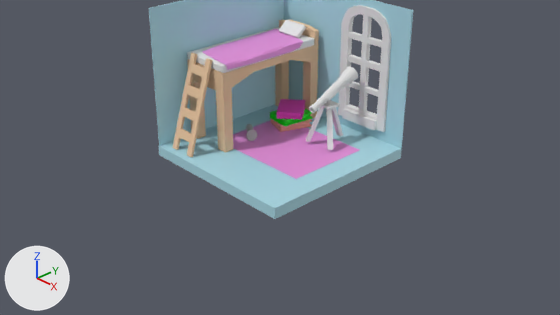
Before and after pictures for a commit that changed the Blender file Bedroom blenderversion.blend.
One viewpoint serves both versions: the file's camera 'Camera'. Every picture has the same lights, and +X, +Y and +Z are marked at lower left.

In view in the first picture: '!Room', 'Bed', 'Blanket', 'Cube.001', 'Cube.002', 'Flashlight', 'Matress', 'Rug', 'Telscope', 'Window', 'book 2', 'book 3', 'ladder'.
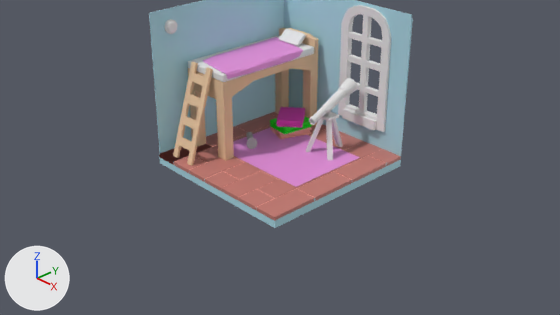
Pixel boxes [x1, y1, x2, y2] of what changed, in the pictures (560 x 315 px; the box of a moved part takes in the faces that stretch with it):
'!Room', reshaped, moved: before [149, 0, 413, 219]; after [149, 0, 413, 228]
'Tiles', added (pink): after [159, 111, 401, 221]
'Bed', moved: before [187, 20, 319, 153]; after [188, 28, 318, 161]
'Rug', moved: before [217, 120, 359, 179]; after [233, 127, 360, 187]
'Blanket', moved: before [202, 29, 303, 70]; after [203, 37, 303, 79]
'ladder', moved: before [172, 52, 213, 157]; after [173, 62, 213, 166]
'Telscope', moved: before [306, 67, 358, 150]; after [306, 78, 358, 160]
'Matress', moved: before [187, 27, 314, 73]; after [188, 36, 314, 82]
'book 3', moved: before [277, 99, 305, 120]; after [277, 107, 305, 128]
'Cube.002', moved: before [279, 20, 306, 38]; after [279, 28, 306, 47]
'book 2', moved: before [270, 109, 312, 126]; after [270, 117, 312, 134]
'Flashlight', moved: before [246, 124, 257, 141]; after [246, 132, 257, 149]
'Undertiles', added: after [176, 115, 385, 207]
'Bedroomlight', added: after [164, 19, 177, 34]
part 1 of me_cube, moved or reshaped: before [149, 0, 413, 151]; after [149, 0, 413, 164]

The change, as a list of edits to the scene's bpy script:
```text
Add mat_material_003:
    mat_material_003 = principled_material('Material.003')
    mat_material_003.base_color = (1.0, 0.439, 0.38)  # pink #ffb1a6
Add mat_material_002:
    mat_material_002 = principled_material('Material.002')
    mat_material_002.base_color = (0.558, 0.196, 0.167)  # pink #c57a72
Change me_cube:
    where me_cube.from_pydata(...)  # 34 vertices, 32 faces; spans x -0.84..1.01, y -1.01..0.87, z 0.02..2.02
    used by ob_room; location = (0.0, 0.0, 0.0); scale = (1.32, 1.32, 1.08)
    before: 11 (1.0, 0.86, 2.02), 12 (-0.83, 0.86, 2.02), 15 (-0.84, -1.0, 2.02), 16 (-0.84, 0.86, 2.02), 28 (1.01, 0.85, 2.02)
    before: 29 (-0.83, 0.85, 2.02), 32 (-0.83, -1.0, 2.02), 33 (-0.83, 0.86, 2.02)
    me_cube part 1
    add for i in [11, 12, 15, 16, 28, 29, 32, 33]: me_cube.vertices[i].co += Vector((0.0, 0.0, 0.06))
Add me_plane_003:
    me_plane_003.from_pydata([(-1.0, -1.0, 0.0), (0.97, -1.0, 0.0), (-1.0, 0.97, 0.0), (0.97, 0.97, 0.0)], [], [(0, 1, 3, 2)])
    me_plane_003.materials.append(mat_material_003)  # pink #ffb1a6
Add me_cylinder:
    me_cylinder.from_pydata(...)  # 224 vertices, 164 faces; spans x -1.0..1.0, y -1.0..1.0, z -2.1..1.0
Add me_cube_015:
    me_cube_015.from_pydata(...)  # 232 vertices, 174 faces; spans x -13.55..1.0, y -1.0..6.03, z -1.0..1.0
    me_cube_015.materials.append(mat_material_002)  # pink #c57a72
Change ob_ladder:
    ob_ladder.location: (-0.858, -1.003, 0.83) -> (-0.858, -1.003, 0.7)
Change ob_book_2:
    ob_book_2.location: (-0.34, 0.562, 0.327) -> (-0.34, 0.562, 0.197)
Change ob_bed:
    ob_bed.location: (-0.66, 0.133, 0.809) -> (-0.66, 0.133, 0.679)
Change ob_matress:
    ob_matress.location: (-0.662, 0.092, 1.401) -> (-0.662, 0.092, 1.271)
Change ob_book_3:
    ob_book_3.location: (-0.34, 0.562, 0.427) -> (-0.34, 0.562, 0.297)
Change ob_blanket:
    ob_blanket.location: (-0.518, 0.074, 1.453) -> (-0.518, 0.074, 1.323)
Change ob_flashlight:
    ob_flashlight.location: (-0.306, -0.26, 0.272) -> (-0.306, -0.26, 0.142)
Change ob_rug:
    ob_rug.location: (0.148, 0.025, 0.216) -> (0.148, 0.025, 0.099)
Change ob_cube_002:
    ob_cube_002.location: (-0.628, 0.853, 1.537) -> (-0.628, 0.853, 1.407)
Change ob_telscope:
    ob_telscope.location: (0.492, 0.184, 0.827) -> (0.492, 0.184, 0.655)
Change ob_room:
    ob_room.location: (0.0, 0.0, 0.0) -> (0.0, 0.0, -0.13)
Add ob_undertiles:
    ob_undertiles = bpy.data.objects.new('Undertiles', me_plane_003)
    ob_undertiles.location = (0.131, -0.094, 0.045)
    ob_undertiles.scale = (1.22, 1.24, 1.0)
Add ob_bedroomlight:
    ob_bedroomlight = bpy.data.objects.new('Bedroomlight', me_cylinder)
    ob_bedroomlight.location = (-1.078, -1.002, 1.861)
    ob_bedroomlight.rotation_euler = (0.0, 1.571, 0.0)  # degrees (0, 90, 0)
    ob_bedroomlight.scale = (-0.0986, 0.0953, -0.0237)
Add ob_tiles:
    ob_tiles = bpy.data.objects.new('Tiles', me_cube_015)
    ob_tiles.location = (1.16, -0.982, 0.024)
    ob_tiles.scale = (0.167, 0.349, 0.0259)
```
